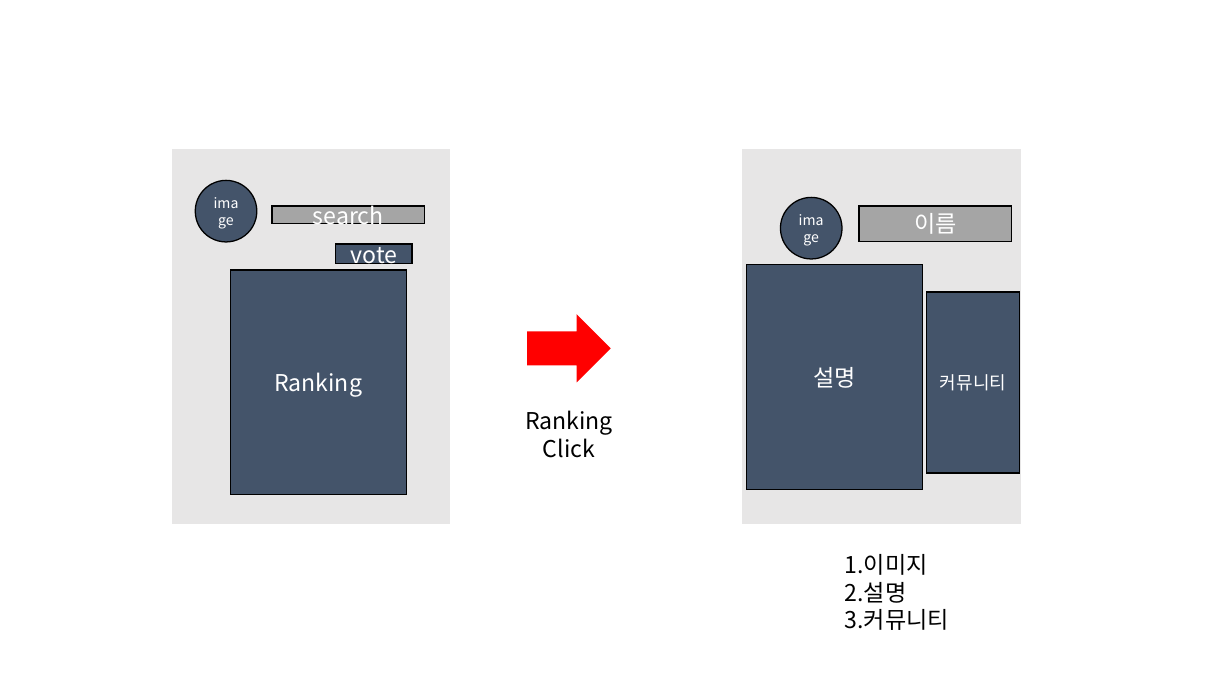
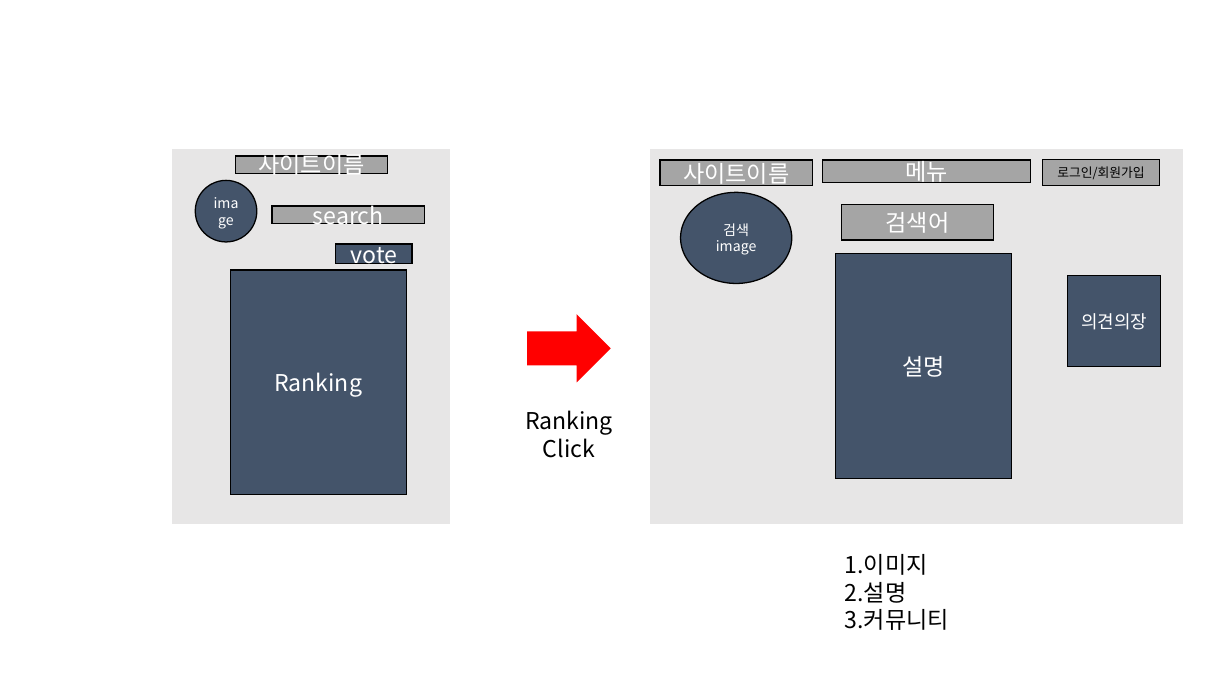
Before and after one commit to What-The-Pork/meeting-log, a slide deck: slide 3 of 팀프로젝트_제안서.pptx. Drawn at 1232x693 pixels with LibreOffice and Linux fonts; fonts in the diff are those of the drawing. Boxes give left, top, right and bottom in pixels: in the first picture for what was removed or moved away, otherwise in the second. Text is boxed around its words. In the diff, an @@ line names an element or a change of style, - is before the commit and + after.

```diff
--- a/팀프로젝트_제안서.pptx
+++ b/팀프로젝트_제안서.pptx
@@ rectangle added at box(236, 156, 388, 174), fill #A5A5A5, outline #000000 1 pt, 18 pt, text #FFFFFF @@
+사이트이름
@@ rectangle: place and size @@
-rectangle at box(743, 150, 1020, 524)
+rectangle at box(652, 150, 1183, 524)
@@ rectangle added at box(660, 160, 812, 186), fill #A5A5A5, outline #000000 1 pt, 18 pt, text #FFFFFF @@
+사이트이름
@@ rectangle added at box(823, 160, 1031, 182), fill #A5A5A5, outline #000000 1 pt, 18 pt, text #FFFFFF @@
+메뉴
@@ rectangle added at box(1043, 159, 1159, 185), fill #A5A5A5, outline #000000 1 pt, 10 pt, text #000000 @@
+로그인/회원가입
@@ ellipse "검색image": place and size @@
-ellipse "검색image" at box(781, 198, 843, 260)
+ellipse "검색image" at box(681, 192, 792, 284)
@@ rectangle "검색어": place and size @@
-rectangle "검색어" at box(860, 206, 1012, 241)
+rectangle "검색어" at box(841, 205, 994, 240)
@@ text in ellipse at box(716, 223, 757, 255): text changed @@
-image
+검색image
@@ text in rectangle at box(886, 212, 950, 233): text changed @@
-이름
+검색어
@@ rectangle "설명": place and size @@
-rectangle "설명" at box(747, 265, 922, 490)
+rectangle "설명" at box(836, 254, 1011, 479)
@@ rectangle removed at box(927, 292, 1020, 473) @@
-커뮤니티
@@ rectangle added at box(1067, 275, 1161, 366), fill #44546A, outline #000000 1 pt, 14 pt, text #FFFFFF @@
+의견의장
```
Also in this commit, not shown: 4 other slides changed, 3 slides added.
